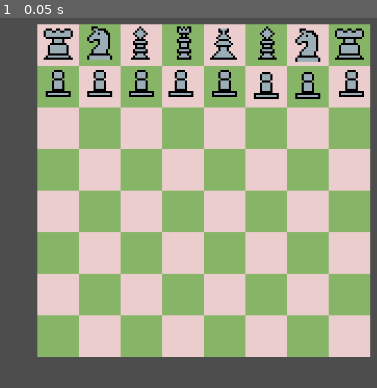
Above: before the commit, frame 1.
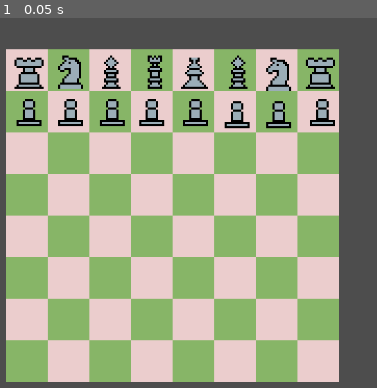
Above: after the commit, the same moment.

Repository: OmarBouhlal/chess_game_with_godot
Game: Godot game, scene res://scenes/game.tscn
Two runs of this game, one before a commit and one after it. Both use one fixed random seed, a clock stepped at 60 frames per second and the inputs below.
Inputs:
- Up to frame 1 (0.05 s): no input

The runs differ from the first frame. In frame 1, 63% of the frame differs, in the area x 1-99%, y 1-99%.

Commit message:
updated the location of the board and pieces

Diff:
--- a/scenes/game.tscn
+++ b/scenes/game.tscn
@@ -13,71 +13,70 @@
 script = ExtResource("1_yqjtg")
 
 [node name="Board" parent="." instance=ExtResource("1_uwrxv")]
-position = Vector2(114, 17)
 
 [node name="pieces" type="Node" parent="."]
 
 [node name="pawn" type="Node" parent="pieces"]
 
 [node name="pawn" parent="pieces/pawn" instance=ExtResource("3_iywne")]
-position = Vector2(124, 45)
+position = Vector2(11, 30)
 
 [node name="pawn2" parent="pieces/pawn" instance=ExtResource("3_iywne")]
-position = Vector2(144, 45)
+position = Vector2(31, 30)
 
 [node name="pawn3" parent="pieces/pawn" instance=ExtResource("3_iywne")]
-position = Vector2(164, 45)
+position = Vector2(51, 30)
 
 [node name="pawn4" parent="pieces/pawn" instance=ExtResource("3_iywne")]
-position = Vector2(183, 45)
+position = Vector2(70, 30)
 
 [node name="pawn5" parent="pieces/pawn" instance=ExtResource("3_iywne")]
-position = Vector2(204, 45)
+position = Vector2(91, 30)
 
 [node name="pawn6" parent="pieces/pawn" instance=ExtResource("3_iywne")]
-position = Vector2(224, 46)
+position = Vector2(111, 31)
 
 [node name="pawn7" parent="pieces/pawn" instance=ExtResource("3_iywne")]
-position = Vector2(244, 46)
+position = Vector2(131, 31)
 
 [node name="pawn8" parent="pieces/pawn" instance=ExtResource("3_iywne")]
-position = Vector2(265, 45)
+position = Vector2(152, 30)
 
 [node name="knight" type="Node" parent="pieces"]
 
 [node name="knight" parent="pieces/knight" instance=ExtResource("4_p57ef")]
-position = Vector2(144, 26)
+position = Vector2(31, 11)
 
 [node name="knight2" parent="pieces/knight" instance=ExtResource("4_p57ef")]
-position = Vector2(244, 27)
+position = Vector2(131, 12)
 
 [node name="rook" type="Node" parent="pieces"]
 
 [node name="rook" parent="pieces/rook" instance=ExtResource("5_u5sy4")]
-position = Vector2(124, 26)
+position = Vector2(11, 11)
 
 [node name="rook2" parent="pieces/rook" instance=ExtResource("5_u5sy4")]
-position = Vector2(264, 26)
+position = Vector2(151, 11)
 
 [node name="queen" type="Node" parent="pieces"]
 
 [node name="queen" parent="pieces/queen" instance=ExtResource("6_p57ef")]
-position = Vector2(185, 26)
+position = Vector2(72, 11)
 
 [node name="bishop" type="Node" parent="pieces"]
 
 [node name="bishop2" parent="pieces/bishop" instance=ExtResource("7_u5sy4")]
-position = Vector2(163, 26)
+position = Vector2(50, 11)
 
 [node name="bishop3" parent="pieces/bishop" instance=ExtResource("7_u5sy4")]
-position = Vector2(224, 26)
+position = Vector2(111, 11)
 
 [node name="king" type="Node" parent="pieces"]
 
 [node name="king2" parent="pieces/king" instance=ExtResource("8_gee14")]
-position = Vector2(204, 27)
+position = Vector2(91, 12)
 
 [node name="Camera2D" type="Camera2D" parent="."]
-position = Vector2(-2, 0)
+position = Vector2(-101, -29)
 anchor_mode = 0
 zoom = Vector2(3, 3)
